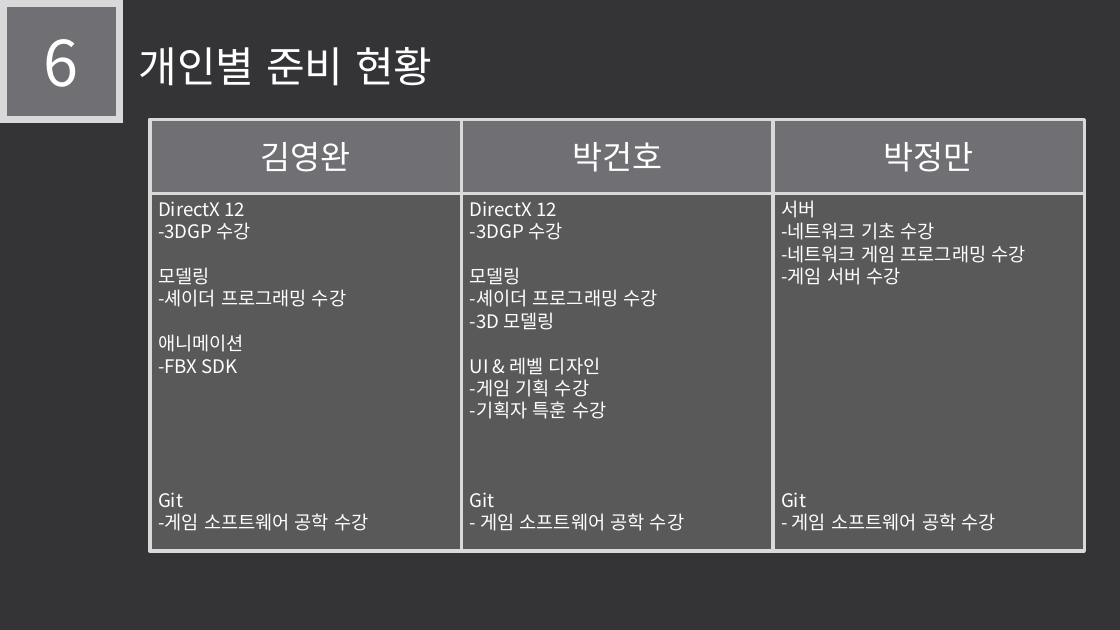
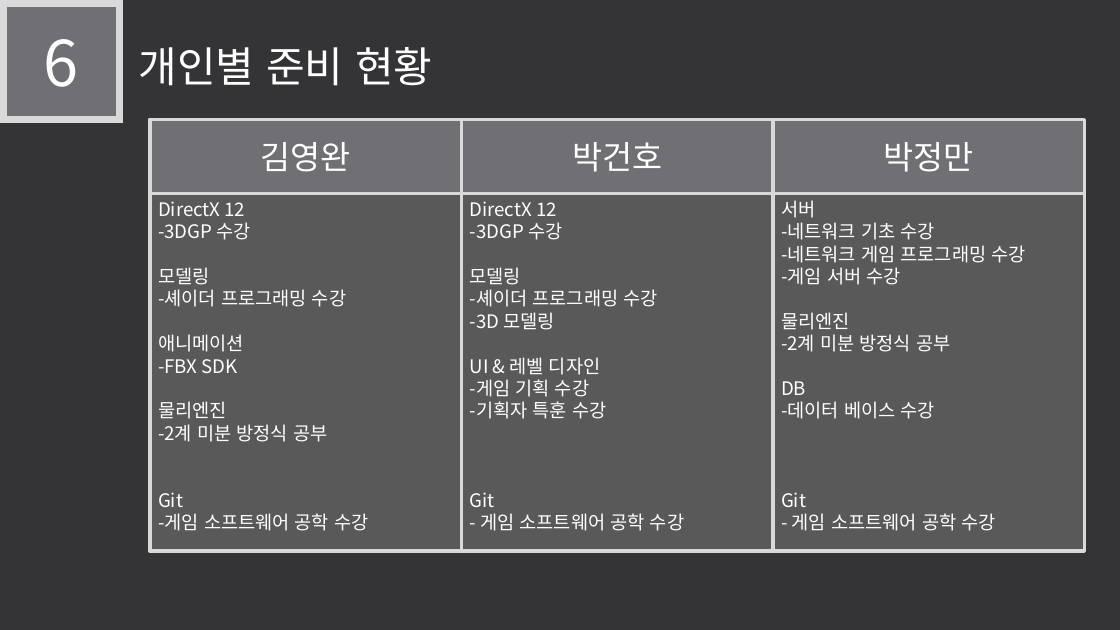
Before and after one commit to LEGO0937/Our_Project, a slide deck: slide 12 of 기획단계/졸작 제안서_α.pptx. Drawn at 1120x630 pixels with LibreOffice and Linux fonts; fonts in the diff are those of the drawing. Boxes give left, top, right and bottom in pixels: in the first picture for what was removed or moved away, otherwise in the second. Text is boxed around its words. In the diff, an @@ line names an element or a change of style, - is before the commit and + after.

```diff
--- a/기획단계/졸작 제안서_α.pptx
+++ b/기획단계/졸작 제안서_α.pptx
@@ text in rectangle at bbox=[781, 312, 950, 419]: paragraphs added @@
+물리엔진
+-2계 미분 방정식 공부
+DB
+-데이터 베이스 수강
@@ text in rectangle at bbox=[158, 401, 327, 442]: paragraphs added @@
+물리엔진
+-2계 미분 방정식 공부
```
Also in this commit, not shown: 11 other slides changed, 1 slide added, 1 slide removed.
